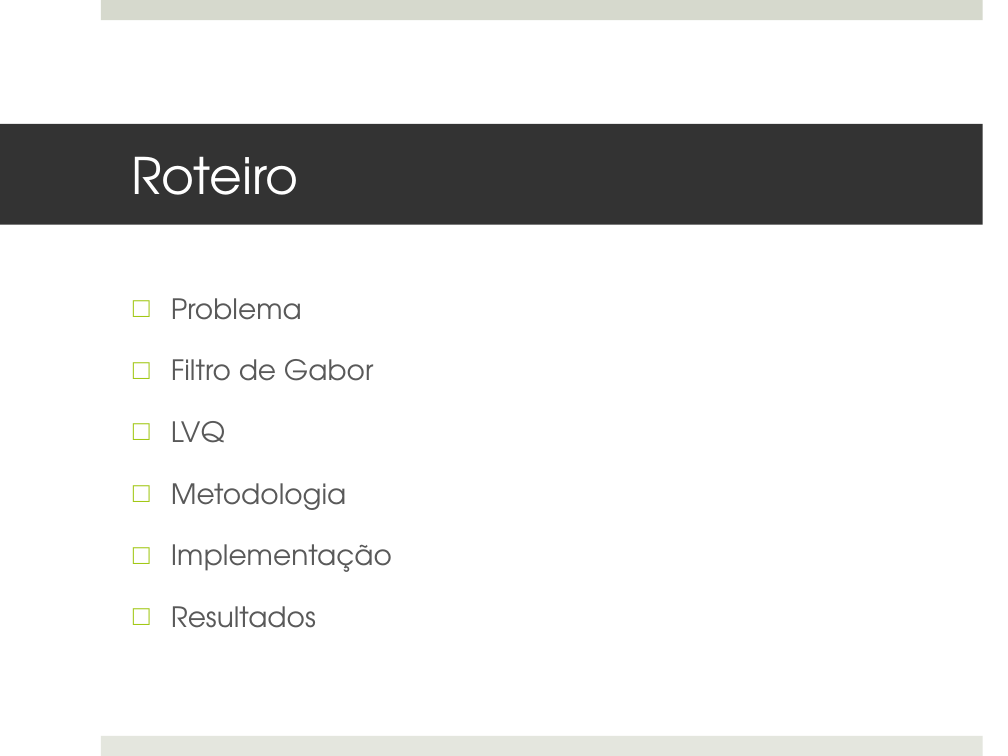
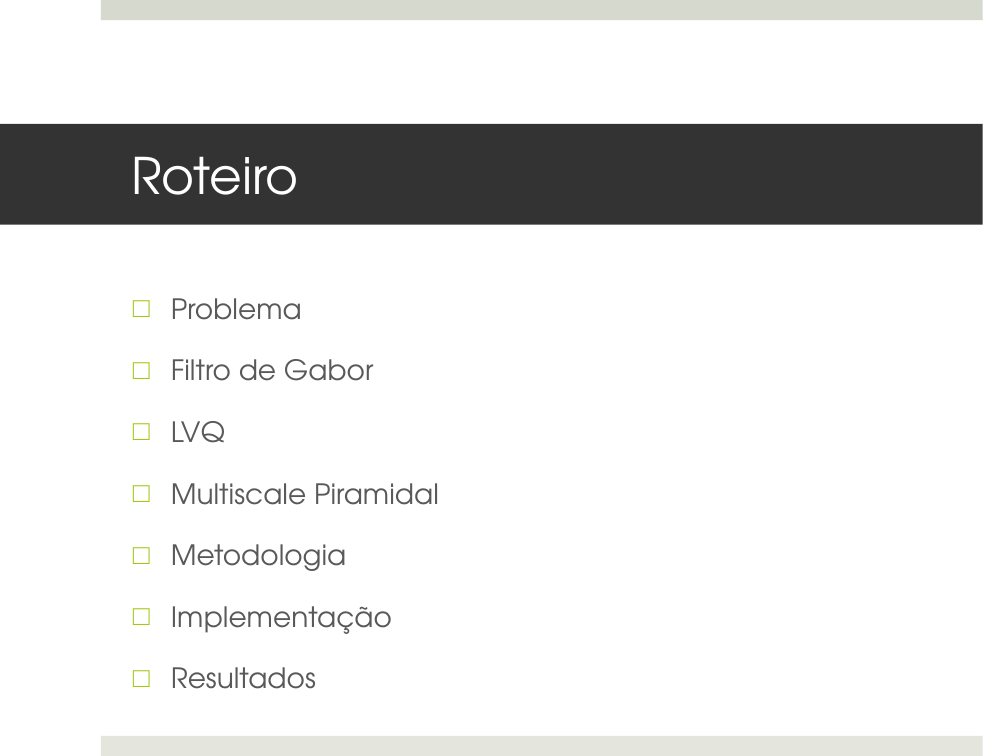
Before and after one commit to MarioBajr/Redes-Neurais, a slide deck: slide 2 of projeto PI.pptx. Drawn at 1008x756 pixels with LibreOffice and Linux fonts; fonts in the diff are those of the drawing. Boxes give left, top, right and bottom in pixels: in the first picture for what was removed or moved away, otherwise in the second. Text is boxed around its words. In the diff, an @@ line names an element or a change of style, - is before the commit and + after.

```diff
--- a/projeto PI.pptx
+++ b/projeto PI.pptx
@@ text at (171, 483, 439, 505): paragraph added @@
+□ Multiscale Piramidal
```
Also in this commit, not shown: 3 other slides changed, 2 slides added, 1 slide removed.
